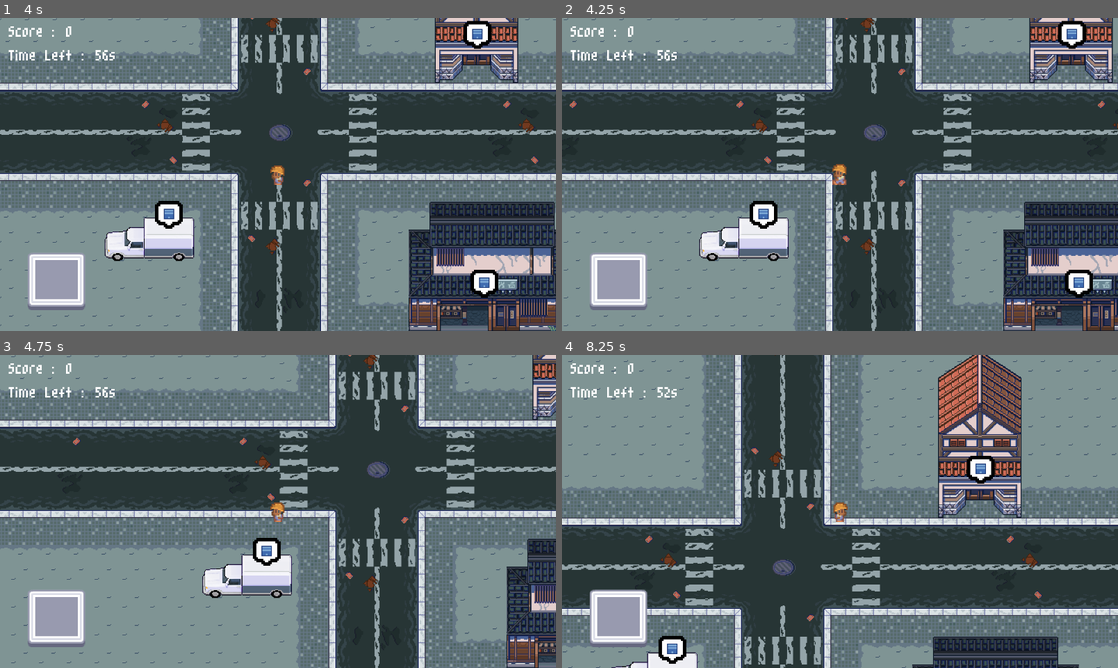
Above: before the commit, frames 1-4 (two rows, left to right).
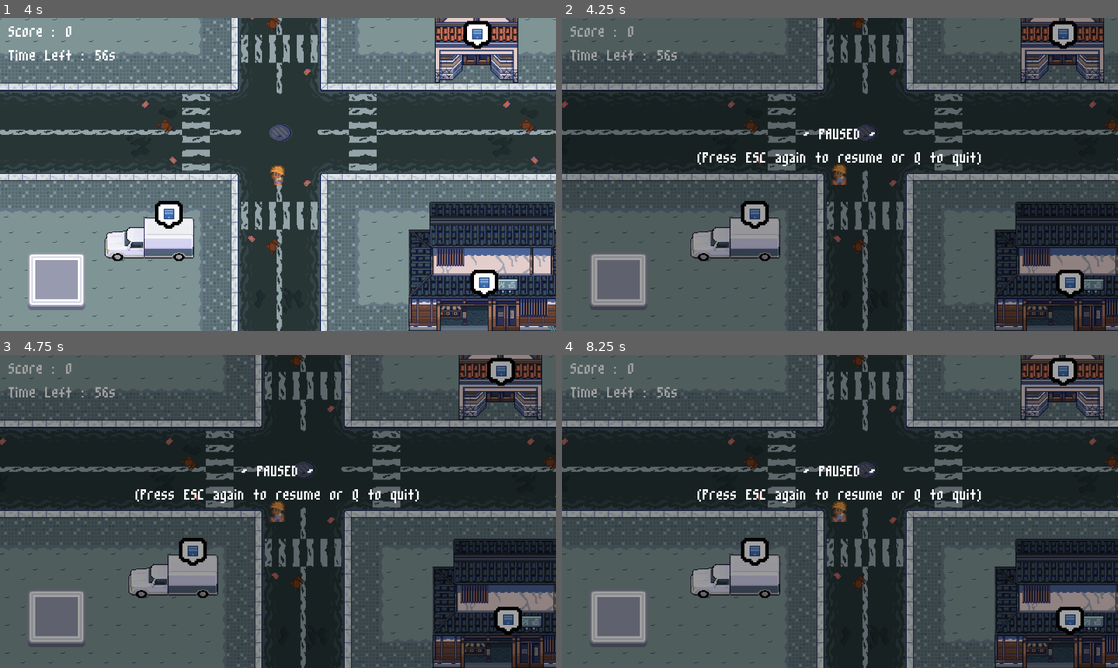
Above: after the commit, the same moments.

Repository: adotrdot/Apocavery
Game: Godot game, scene res://levels/main/main.tscn
Two runs of this game, one before a commit and one after it. Both use one fixed random seed, a clock stepped at 60 frames per second and the inputs below.
Inputs:
- Up to frame 1 (4 s): tap Enter at 0.5 s; hold Right (right) 0.53-1.28 s; tap Space (action) at 0.6, 1.35, 2, 2.1, 2.85, 3.6 s; hold Q (back_to_main_menu, bound only after the commit) 1.28-2.03 s; hold Right (right) 2.03-2.78 s; hold Up (up) 2.78-3.53 s; hold Left (left) from 3.53 s (still down)
- Up to frame 2 (4.25 s): keep holding Left (left); tap Escape (pause, bound only after the commit) at 4.15 s
- Up to frame 3 (4.75 s): keep holding Left (left); tap Space (action) at 4.35 s
- Up to frame 4 (8.25 s): release Left (left) at 5.03 s; hold Q (back_to_main_menu, bound only after the commit) 5.03-5.78 s; tap Space (action) every 0.75 s from 5.1 to 8.1 s; tap Enter at 5.75 s; hold Right (right) 5.78-6.53 s; hold Up (up) 6.53-7.28 s; hold Right (right) 7.28-8.03 s; hold Q (back_to_main_menu, bound only after the commit) from 8.03 s (still down)

Frame 1 is identical in both runs. In frame 2, 70% of the frame differs, in the area x 0-100%, y 0-100%; in frame 3, 74%; in frame 4, 82%.

Commit message:
Add pause and gameover screens

Diff:
--- a/levels/main/main.gd
+++ b/levels/main/main.gd
@@ -10,6 +10,17 @@
 
 ## Holds the gameplay time, defaults to 60s
 @export var gameplay_time: int = 60
+
+## Stores pause screen's node
+@onready var pause_screen_scene: PackedScene = preload("res://resources/interfaces/pause_screen/pause_screen.tscn")
+var pause_screen: Control
+
+## Stores gameover's node
+@onready var gameover_screen_scene: PackedScene = preload("res://resources/interfaces/gameover/gameover.tscn")
+var gameover_screen: Control
+
+## Signal to go back to main menu
+signal to_main_menu
 
 
 func _ready():
@@ -26,10 +37,22 @@
 	timer.start(1)
 
 
+## Process pause input.
+## See details concerning the pause mechanism in pause_screen.tscn
+func _process(delta):
+	if Input.is_action_just_pressed("pause"):
+		_pause_game()
+
+
 ## Updates time UI on timer timeout, game over when gameplay_time reached 0
 func _on_timer_timeout():
 	gameplay_time -= 1
 	interface.set_time(gameplay_time)
+
+	## If time is out, stops timer and calls gameover function
+	if gameplay_time == 0:
+		timer.stop()
+		_gameover()
 
 
 ## Updates score UI on successful package delivery
@@ -45,3 +68,41 @@
 ## Updates package holder's icon on package pickup
 func _on_player_package_changed(package):
 	interface.set_package_icon(package)
+
+
+## Pause game
+func _pause_game():
+	## Instantiate pause screen
+	pause_screen = pause_screen_scene.instantiate()
+	pause_screen.resume.connect(_resume_game)
+	pause_screen.quit.connect(_back_to_main_menu)
+	interface.add_child(pause_screen)
+
+	## Pause process
+	self.get_tree().paused = true
+
+
+## Resume game from paused state
+func _resume_game():
+	## Resume process
+	self.get_tree().paused = false
+
+	pause_screen.queue_free()
+	pause_screen = null
+
+
+## Back to main menu from paused state
+func _back_to_main_menu():
+	self.to_main_menu.emit()
+
+
+## Gameover methods
+func _gameover():
+	## Instantiate gameover screen
+	gameover_screen = gameover_screen_scene.instantiate()
+	gameover_screen.set_score_value(ScoreSystem.current_score)
+	gameover_screen.confirm.connect(_back_to_main_menu)
+	interface.add_child(gameover_screen)
+
+	## Pause process
+	self.get_tree().paused = true
--- a/levels/main/main.tscn
+++ b/levels/main/main.tscn
@@ -13,6 +13,7 @@
 [ext_resource type="PackedScene" uid="uid://rabb4ukvpiyj" path="res://resources/interfaces/gameplay/gameplay_interface.tscn" id="11_cgnxc"]
 
 [node name="Main" type="Node2D"]
+process_mode = 1
 script = ExtResource("1_eba6e")
 
 [node name="Map" parent="." instance=ExtResource("1_wfnbh")]
@@ -41,6 +42,7 @@
 position = Vector2(305, 497)
 
 [node name="GameplayInterface" parent="." instance=ExtResource("11_cgnxc")]
+process_mode = 3
 
 [node name="Timer" type="Timer" parent="."]
 
--- a/project.godot
+++ b/project.godot
@@ -58,6 +58,16 @@
 , Object(InputEventKey,"resource_local_to_scene":false,"resource_name":"","device":-1,"window_id":0,"alt_pressed":false,"shift_pressed":false,"ctrl_pressed":false,"meta_pressed":false,"pressed":false,"keycode":0,"physical_keycode":4194309,"key_label":0,"unicode":0,"echo":false,"script":null)
 ]
 }
+pause={
+"deadzone": 0.5,
+"events": [Object(InputEventKey,"resource_local_to_scene":false,"resource_name":"","device":-1,"window_id":0,"alt_pressed":false,"shift_pressed":false,"ctrl_pressed":false,"meta_pressed":false,"pressed":false,"keycode":0,"physical_keycode":4194305,"key_label":0,"unicode":0,"echo":false,"script":null)
+]
+}
+back_to_main_menu={
+"deadzone": 0.5,
+"events": [Object(InputEventKey,"resource_local_to_scene":false,"resource_name":"","device":-1,"window_id":0,"alt_pressed":false,"shift_pressed":false,"ctrl_pressed":false,"meta_pressed":false,"pressed":false,"keycode":0,"physical_keycode":81,"key_label":0,"unicode":113,"echo":false,"script":null)
+]
+}
 
 [rendering]
 
--- /dev/null
+++ b/resources/interfaces/gameover/gameover.gd
@@ -0,0 +1,14 @@
+extends Control
+
+## Class for gameover screen
+
+signal confirm
+
+func _process(delta):
+	if Input.is_action_just_pressed("action"):
+		## Emits exit confirmation signal
+		self.confirm.emit()
+
+
+func set_score_value(score: int):
+	$VBoxContainer/ScoreValue.set_text(str(score))
--- /dev/null
+++ b/resources/interfaces/gameover/gameover.tscn
@@ -0,0 +1,50 @@
+[gd_scene load_steps=3 format=3 uid="uid://tc6lw3y6e5kt"]
+
+[ext_resource type="Theme" uid="uid://cuttwwca07hfh" path="res://theme.tres" id="1_80b00"]
+[ext_resource type="Script" path="res://resources/interfaces/gameover/gameover.gd" id="1_pqxjb"]
+
+[node name="Gameover" type="Control"]
+process_mode = 2
+layout_mode = 3
+anchors_preset = 15
+anchor_right = 1.0
+anchor_bottom = 1.0
+grow_horizontal = 2
+grow_vertical = 2
+script = ExtResource("1_pqxjb")
+
+[node name="ColorRect" type="ColorRect" parent="."]
+layout_mode = 1
+anchors_preset = 15
+anchor_right = 1.0
+anchor_bottom = 1.0
+grow_horizontal = 2
+grow_vertical = 2
+color = Color(0, 0, 0, 0.368627)
+
+[node name="VBoxContainer" type="VBoxContainer" parent="."]
+layout_mode = 1
+anchors_preset = -1
+anchor_left = 0.5
+anchor_top = 0.45
+anchor_right = 0.5
+anchor_bottom = 0.5
+offset_left = -310.0
+offset_top = -107.0
+offset_right = 310.0
+offset_bottom = 107.0
+grow_horizontal = 2
+grow_vertical = 2
+
+[node name="GameoverText" type="Label" parent="VBoxContainer"]
+layout_mode = 2
+theme = ExtResource("1_80b00")
+text = "~ GAME OVER ~
+(Press ENTER to go back to main menu)
+Your score is :"
+horizontal_alignment = 1
+
+[node name="ScoreValue" type="Label" parent="VBoxContainer"]
+layout_mode = 2
+theme = ExtResource("1_80b00")
+horizontal_alignment = 1
--- /dev/null
+++ b/resources/interfaces/pause_screen/pause_screen.gd
@@ -0,0 +1,13 @@
+extends Control
+
+## Signals to resume game
+signal resume
+
+## Signals to go back to main menu
+signal quit
+
+func _process(delta):
+	if Input.is_action_just_pressed("pause"):
+		resume.emit()
+	elif Input.is_action_just_pressed("back_to_main_menu"):
+		quit.emit()
--- /dev/null
+++ b/resources/interfaces/pause_screen/pause_screen.tscn
@@ -0,0 +1,42 @@
+[gd_scene load_steps=3 format=3 uid="uid://kxeieq62qd0c"]
+
+[ext_resource type="Theme" uid="uid://cuttwwca07hfh" path="res://theme.tres" id="1_ee6ha"]
+[ext_resource type="Script" path="res://resources/interfaces/pause_screen/pause_screen.gd" id="1_ngsnx"]
+
+[node name="PauseScreen" type="Control"]
+process_mode = 2
+z_index = 3
+layout_mode = 3
+anchors_preset = 15
+anchor_right = 1.0
+anchor_bottom = 1.0
+grow_horizontal = 2
+grow_vertical = 2
+script = ExtResource("1_ngsnx")
+
+[node name="ColorRect" type="ColorRect" parent="."]
+layout_mode = 1
+anchors_preset = 15
+anchor_right = 1.0
+anchor_bottom = 1.0
+grow_horizontal = 2
+grow_vertical = 2
+color = Color(0, 0, 0, 0.368627)
+
+[node name="PauseText" type="Label" parent="."]
+layout_mode = 1
+anchors_preset = -1
+anchor_left = 0.5
+anchor_top = 0.4
+anchor_right = 0.5
+anchor_bottom = 0.5
+offset_left = -328.0
+offset_top = -52.5
+offset_right = 328.0
+offset_bottom = 52.5
+grow_horizontal = 2
+grow_vertical = 2
+theme = ExtResource("1_ee6ha")
+text = "~ PAUSED ~
+(Press ESC again to resume or Q to quit)"
+horizontal_alignment = 1
--- a/resources/player/player_movement.gd
+++ b/resources/player/player_movement.gd
@@ -33,7 +33,7 @@
 	## check to see if a key has been released, and if so, we
 	## want to remove it from the key_records array
 	for direction in MOVEMENTS.keys():
-		if Input.is_action_just_released(direction):
+		if not Input.is_action_pressed(direction):
 			var index = key_records.find(direction)
 			if index != -1:
 				key_records.remove_at(index)
